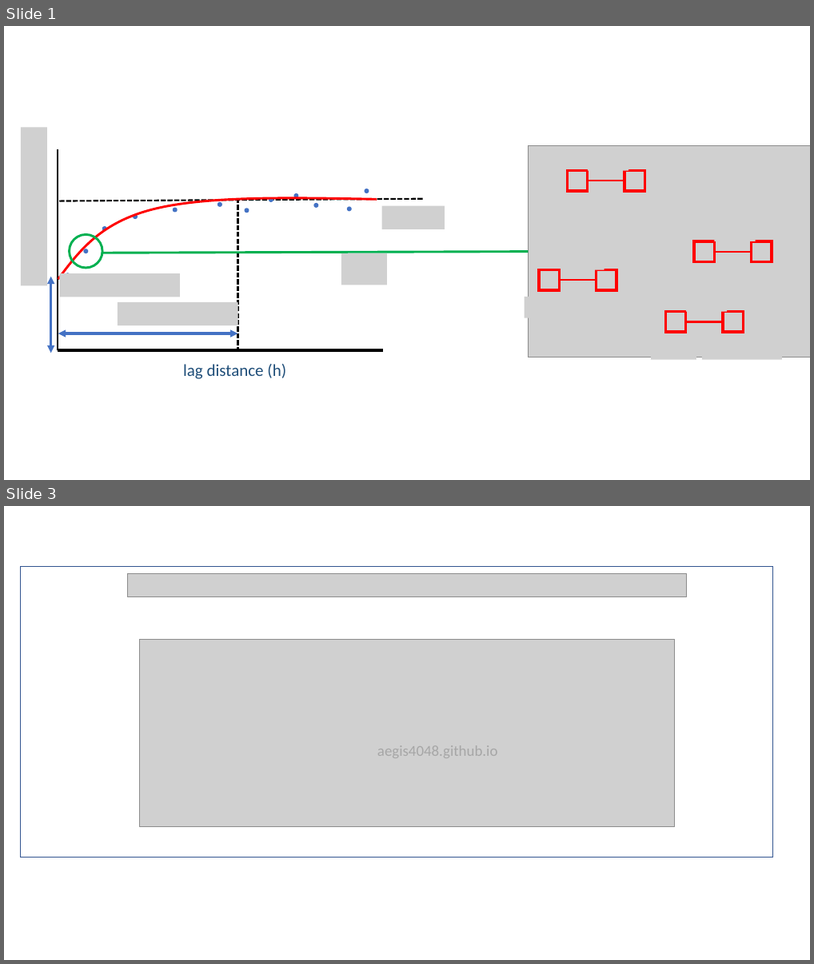
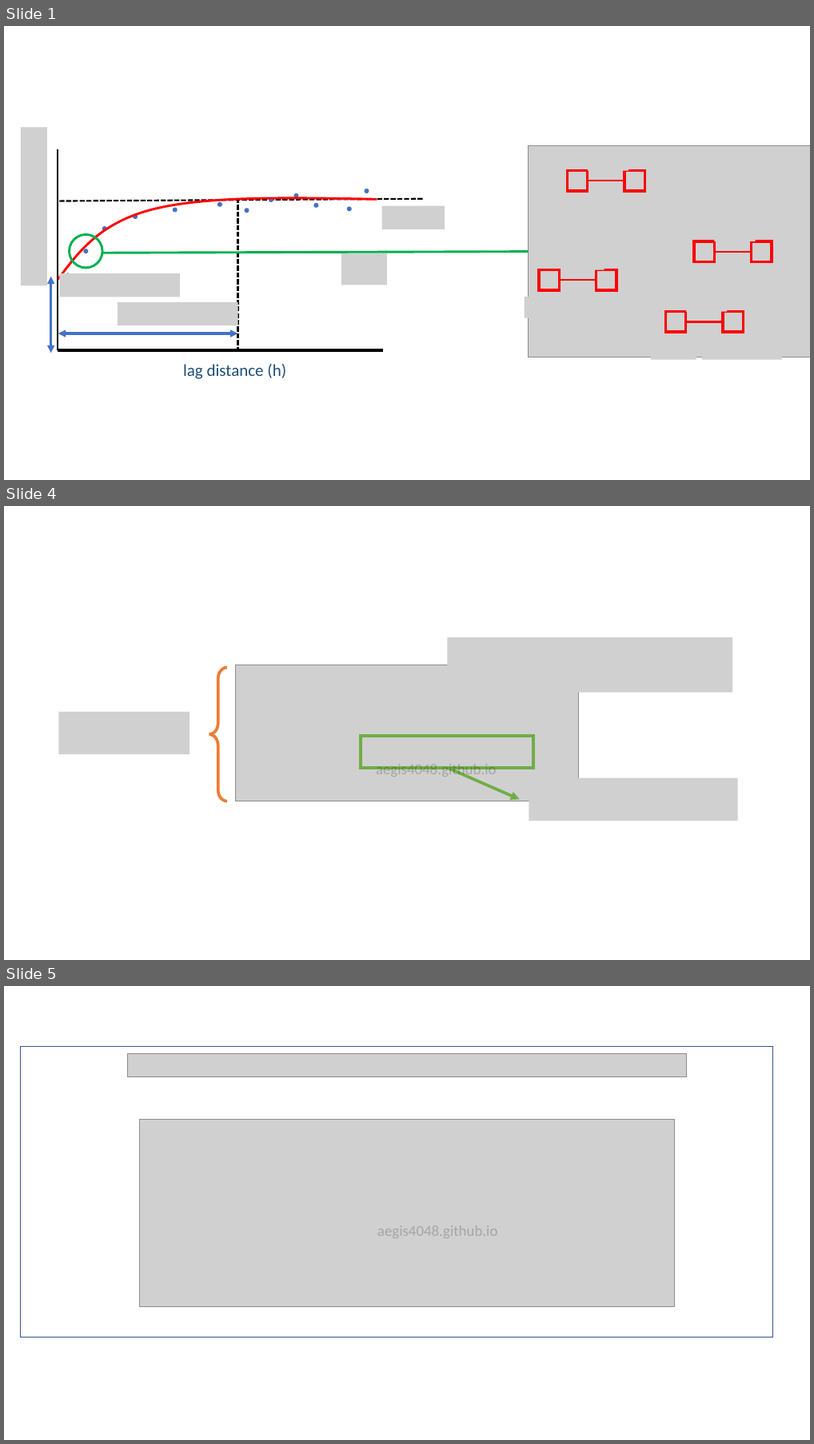
Before and after one commit to aegis4048/aegis4048.github.io-source, a slide deck: content/downloads/notebooks/spatial.pptx. Shown one above the other, each under a label of ours: slides 1 and 3 before the commit, slides 1, 4 and 5 after it; the slides between them are not shown. The pictures are 814x964 and 814x1444 pixels, drawn with LibreOffice and Linux fonts; fonts in the diff are those of the drawing; grey boxes stand for pictures. Boxes give left, top, right and bottom in pixels: in the first picture for what was removed or moved away, otherwise in the second. Text is boxed around its words. In the diff, an @@ line names an element or a change of style, - is before the commit and + after.

```diff
--- a/content/downloads/notebooks/spatial.pptx
+++ b/content/downloads/notebooks/spatial.pptx
@@ slide 4 added at <box>4,506,810,960</box>, background #FFFFFF @@
@@ picture added at <box>447,637,733,692</box> @@
@@ left brace added at <box>209,668,226,801</box>, outline #ED7D31 3.5 pt @@
@@ picture added at <box>236,664,579,800</box> @@
@@ picture added at <box>59,712,190,755</box> @@
@@ rectangle added at <box>361,736,534,768</box>, outline #70AD47 3.5 pt @@
@@ text added at <box>376,764,497,778</box>, 18 pt, text #000000 at 20% opacity @@
+aegis4048.github.io
@@ arrow added from (447, 768) to (520, 800), #70AD47 3.5 pt @@
@@ picture added at <box>529,778,738,820</box> @@
@@ what was slide 3 is now slide 5 @@
```
Also in this commit, not shown: 2 other slides added, 1 slide removed, 5 other files.
